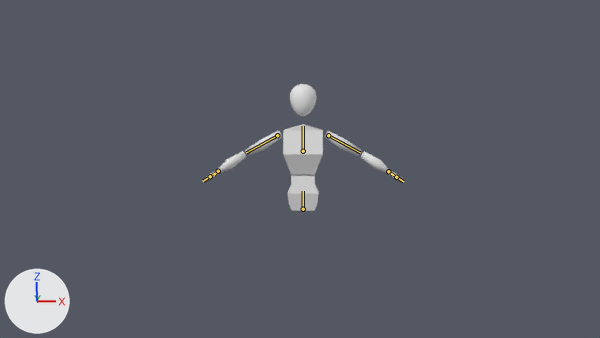
The Blender file assets/maybe main character.blend, before and after one commit.
The view is the same before and after, from the file's camera 'Camera'. Every picture has the same lights, and +X, +Y and +Z are marked at lower left. The bones that change are drawn over the model as lines.

The first picture shows 'Sphere', 'bacino', 'busto', 'left bicep', 'left fingers', 'left forearm', 'right bicep', 'right fingers', 'right forearm'.
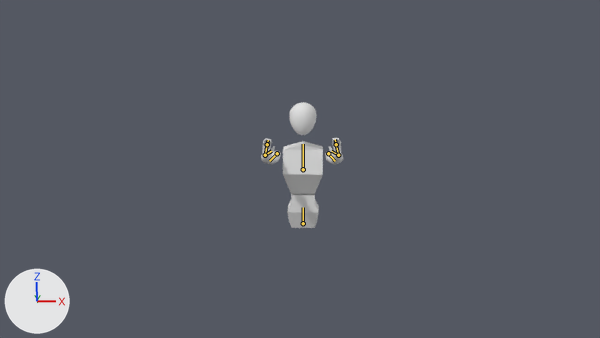
The newer file adds an action. The first version stands in its rest pose; the second is drawn at frame 30 of the action 'forward.combat'.

Boxes [x1, y1, x2, y2] around the edits, measured in the pictures (600 x 338 px):
```json
{"object": "busto", "change": "posed", "before": [283, 124, 323, 175], "after": [283, 141, 323, 194]}
{"object": "bacino", "change": "posed", "before": [287, 175, 319, 211], "after": [287, 194, 319, 228]}
{"object": "Sphere", "change": "posed", "before": [290, 84, 317, 116], "after": [289, 102, 317, 135]}
{"object": "right bicep", "change": "posed", "before": [245, 131, 282, 156], "after": [272, 151, 281, 164]}
{"object": "left bicep", "change": "posed", "before": [325, 131, 361, 156], "after": [325, 151, 333, 164]}
{"object": "right forearm", "change": "posed", "before": [218, 151, 246, 173], "after": [261, 154, 273, 165]}
{"object": "left forearm", "change": "posed", "before": [361, 151, 389, 174], "after": [332, 154, 343, 165]}
{"object": "left palm", "change": "posed", "before": [388, 170, 399, 179], "after": [333, 145, 341, 156]}
{"object": "right palm", "change": "posed", "before": [208, 170, 219, 178], "after": [262, 145, 271, 156]}
{"object": "left fingers", "change": "posed", "before": [397, 176, 405, 183], "after": [332, 138, 341, 146]}
{"object": "right fingers", "change": "posed", "before": [202, 176, 210, 182], "after": [263, 138, 271, 146]}
{"object": "left thumb", "change": "posed", "before": [210, 171, 219, 178], "after": [268, 146, 275, 156]}
{"object": "right thumb", "change": "posed", "before": [388, 171, 397, 178], "after": [329, 146, 336, 156]}
{"bone": "spine", "before": "(303, 209) to (303, 191)", "after": "(303, 223) to (303, 207)"}
{"bone": "spine.003", "before": "(303, 151) to (303, 126)", "after": "(303, 169) to (303, 144)"}
{"bone": "upper_arm.L", "before": "(328, 135) to (360, 152)", "after": "(328, 153) to (335, 161)"}
{"bone": "hand.L", "before": "(388, 171) to (396, 177)", "after": "(338, 155) to (336, 144)"}
{"bone": "hand.L.001", "before": "(396, 177) to (403, 181)", "after": "(336, 144) to (335, 139)"}
{"bone": "forearm.L.001", "before": "(388, 171) to (392, 175)", "after": "(338, 155) to (331, 151)"}
{"bone": "upper_arm.R", "before": "(277, 135) to (246, 152)", "after": "(277, 153) to (269, 161)"}
{"bone": "hand.R", "before": "(218, 171) to (210, 176)", "after": "(265, 155) to (267, 144)"}
{"bone": "hand.R.001", "before": "(210, 176) to (203, 181)", "after": "(267, 144) to (268, 140)"}
{"bone": "forearm.R.001", "before": "(218, 171) to (214, 175)", "after": "(265, 155) to (271, 151)"}
```

Scene script edits in JSON lines:
```json
{"block": "bone_spine", "where": "bone_spine = bpy.data.objects['metarig'].pose.bones['spine']"}
{"op": "set", "path": "bone_spine.location", "old": "(0.0, 0.0, 0.0)", "new": "(0.0, -0.11, 0.028)"}
{"op": "set", "path": "bone_spine.rotation_quaternion", "old": "(1.0, 0.0, 0.0, 0.0)", "new": "(0.995, 0.099, 0.0, 0.0)", "note": "degrees (0, 0, 0) -> degrees (11, 0, 0)"}
{"block": "bone_spine_003", "where": "bone_spine_003 = bpy.data.objects['metarig'].pose.bones['spine.003']  # child of 'spine.002'"}
{"op": "set", "path": "bone_spine_003.rotation_quaternion", "old": "(1.0, 0.0, 0.0, 0.0)", "new": "(0.998, -0.055, 0.0, 0.0)", "note": "degrees (0, 0, 0) -> degrees (-6, 0, 0)"}
{"block": "bone_upper_arm_l", "where": "bone_upper_arm_l = bpy.data.objects['metarig'].pose.bones['upper_arm.L']  # child of 'shoulder.L'"}
{"op": "set", "path": "bone_upper_arm_l.rotation_quaternion", "old": "(1.0, 0.0, 0.0, 0.0)", "new": "(0.573, 0.631, -0.368, -0.372)", "note": "degrees (0, 0, 0) -> degrees (94, 3, -63)"}
{"block": "bone_hand_l", "where": "bone_hand_l = bpy.data.objects['metarig'].pose.bones['hand.L']  # child of 'forearm.L'"}
{"op": "set", "path": "bone_hand_l.rotation_quaternion", "old": "(1.0, 0.0, 0.0, 0.0)", "new": "(0.558, 0.496, 0.582, 0.322)", "note": "degrees (0, 0, 0) -> degrees (100, 19, 83)"}
{"block": "bone_hand_l_001", "where": "bone_hand_l_001 = bpy.data.objects['metarig'].pose.bones['hand.L.001']  # child of 'hand.L'"}
{"op": "set", "path": "bone_hand_l_001.rotation_quaternion", "old": "(1.0, 0.0, 0.0, 0.0)", "new": "(0.934, -0.004, -0.03, -0.356)", "note": "degrees (0, 0, 0) -> degrees (1, -3, -42)"}
{"block": "bone_forearm_l_001", "where": "bone_forearm_l_001 = bpy.data.objects['metarig'].pose.bones['forearm.L.001']  # child of 'forearm.L'"}
{"op": "set", "path": "bone_forearm_l_001.rotation_quaternion", "old": "(1.0, 0.0, 0.0, 0.0)", "new": "(0.558, 0.443, 0.688, -0.135)", "note": "degrees (0, 0, 0) -> degrees (-42, 117, -92)"}
{"block": "bone_upper_arm_r", "where": "bone_upper_arm_r = bpy.data.objects['metarig'].pose.bones['upper_arm.R']  # child of 'shoulder.R'"}
{"op": "set", "path": "bone_upper_arm_r.rotation_quaternion", "old": "(1.0, 0.0, 0.0, 0.0)", "new": "(0.573, 0.631, 0.368, 0.372)", "note": "degrees (0, 0, 0) -> degrees (94, -3, 63)"}
{"block": "bone_hand_r", "where": "bone_hand_r = bpy.data.objects['metarig'].pose.bones['hand.R']  # child of 'forearm.R'"}
{"op": "set", "path": "bone_hand_r.rotation_quaternion", "old": "(1.0, 0.0, 0.0, 0.0)", "new": "(0.558, 0.496, -0.582, -0.322)", "note": "degrees (0, 0, 0) -> degrees (100, -19, -83)"}
{"block": "bone_hand_r_001", "where": "bone_hand_r_001 = bpy.data.objects['metarig'].pose.bones['hand.R.001']  # child of 'hand.R'"}
{"op": "set", "path": "bone_hand_r_001.rotation_quaternion", "old": "(1.0, 0.0, 0.0, 0.0)", "new": "(0.915, -0.004, 0.034, 0.403)", "note": "degrees (0, 0, 0) -> degrees (1, 4, 48)"}
{"block": "bone_forearm_r_001", "where": "bone_forearm_r_001 = bpy.data.objects['metarig'].pose.bones['forearm.R.001']  # child of 'forearm.R'"}
{"op": "set", "path": "bone_forearm_r_001.rotation_quaternion", "old": "(1.0, 0.0, 0.0, 0.0)", "new": "(0.558, 0.443, -0.688, 0.135)", "note": "degrees (0, 0, 0) -> degrees (-42, -117, 92)"}
```
